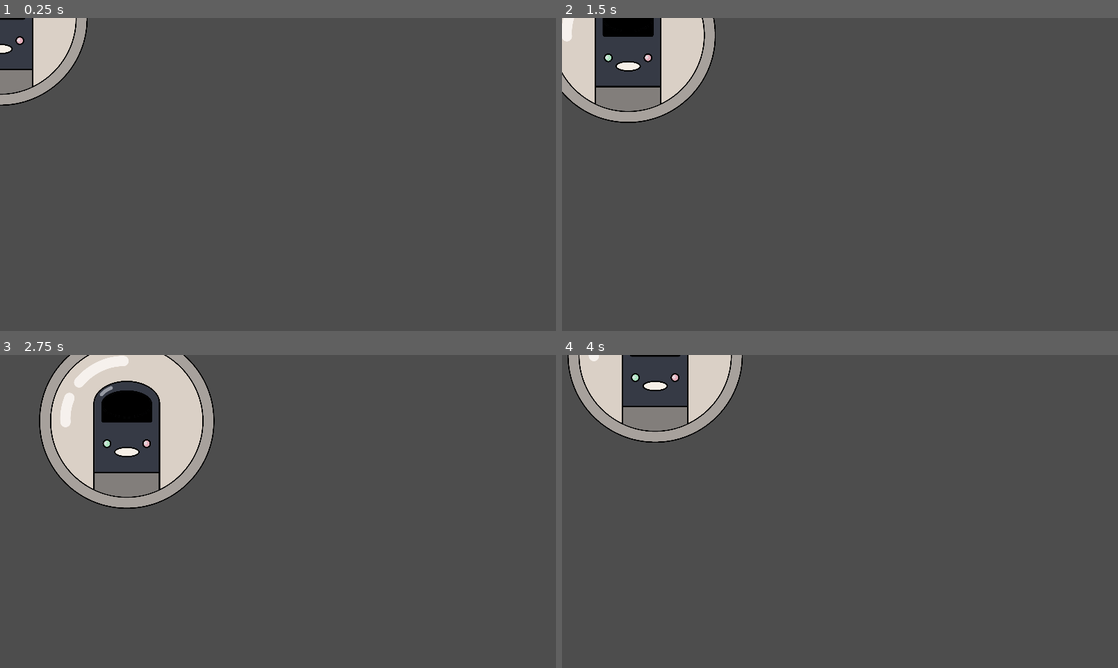
Above: before the commit, frames 1-4 (two rows, left to right).
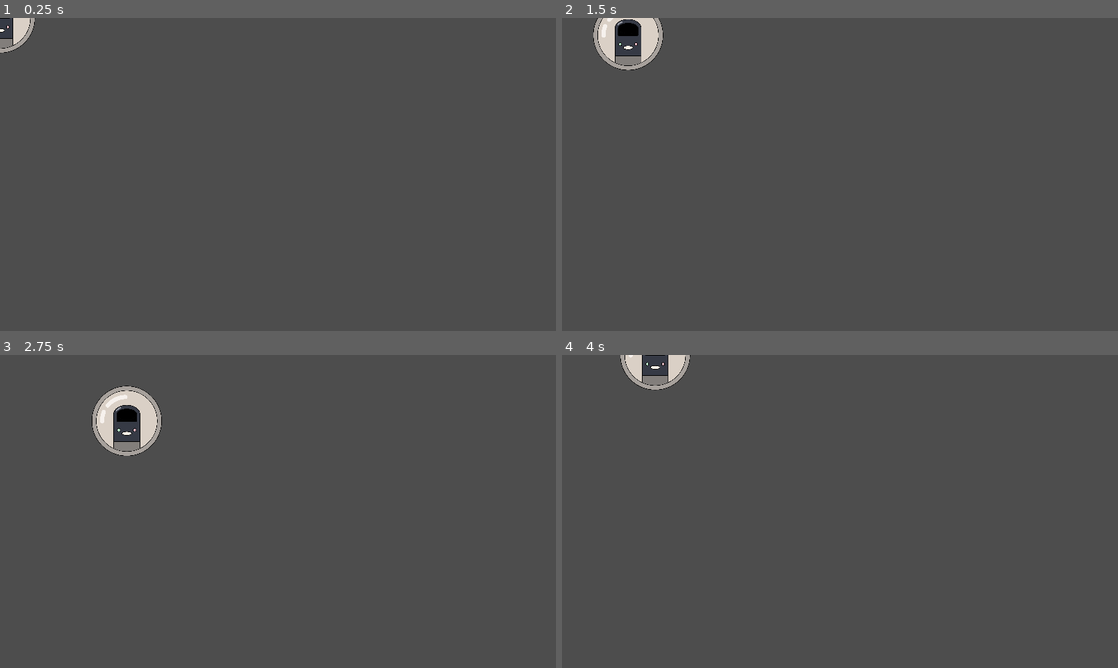
Above: after the commit, the same moments.

Repository: nevisdale/robot-vacuum
Game: Godot game, scene res://scenes/robot/robot.tscn
Same seed, same stepped clock (60 frames per second), same inputs: the game is played once before the commit and once after it. The project has no main scene, so this scene is started directly.
Inputs:
- Up to frame 1 (0.25 s): no input
- Up to frame 2 (1.5 s): tap Enter at 0.5 s; hold D (move_right) 0.53-1.28 s; hold S (move_down) from 1.28 s (still down)
- Up to frame 3 (2.75 s): release S (move_down) at 2.03 s; hold D (move_right) from 2.03 s (still down)
- Up to frame 4 (4 s): release D (move_right) at 2.78 s; hold W (move_up) 2.78-3.53 s; hold A (move_left) from 3.53 s (still down)

The runs differ from the first frame. In frame 1, 3.0% of the frame differs, in the area x 0-16%, y 0-28%; in frame 2, 6.8%; in frame 3, 12%, in the area x 7-39%, y 0-50%; in frame 4, 5.9%.

Commit message:
scenes: add robot collision layer and mask

Diff:
--- a/scenes/robot/robot.tscn
+++ b/scenes/robot/robot.tscn
@@ -4,16 +4,17 @@
 [ext_resource type="Script" path="res://scenes/robot/robot.gd" id="1_hsmhs"]
 
 [sub_resource type="CircleShape2D" id="CircleShape2D_xd4qp"]
-radius = 304.199
+radius = 123.0
 
 [node name="Robot" type="CharacterBody2D"]
+collision_mask = 6
 motion_mode = 1
 script = ExtResource("1_hsmhs")
 _accel = 600.0
 _max_move_speed = 300.0
 
 [node name="Sprite2D" type="Sprite2D" parent="."]
-scale = Vector2(0.5, 0.5)
+scale = Vector2(0.2, 0.2)
 texture = ExtResource("1_18w56")
 
 [node name="CollisionShape2D" type="CollisionShape2D" parent="."]
